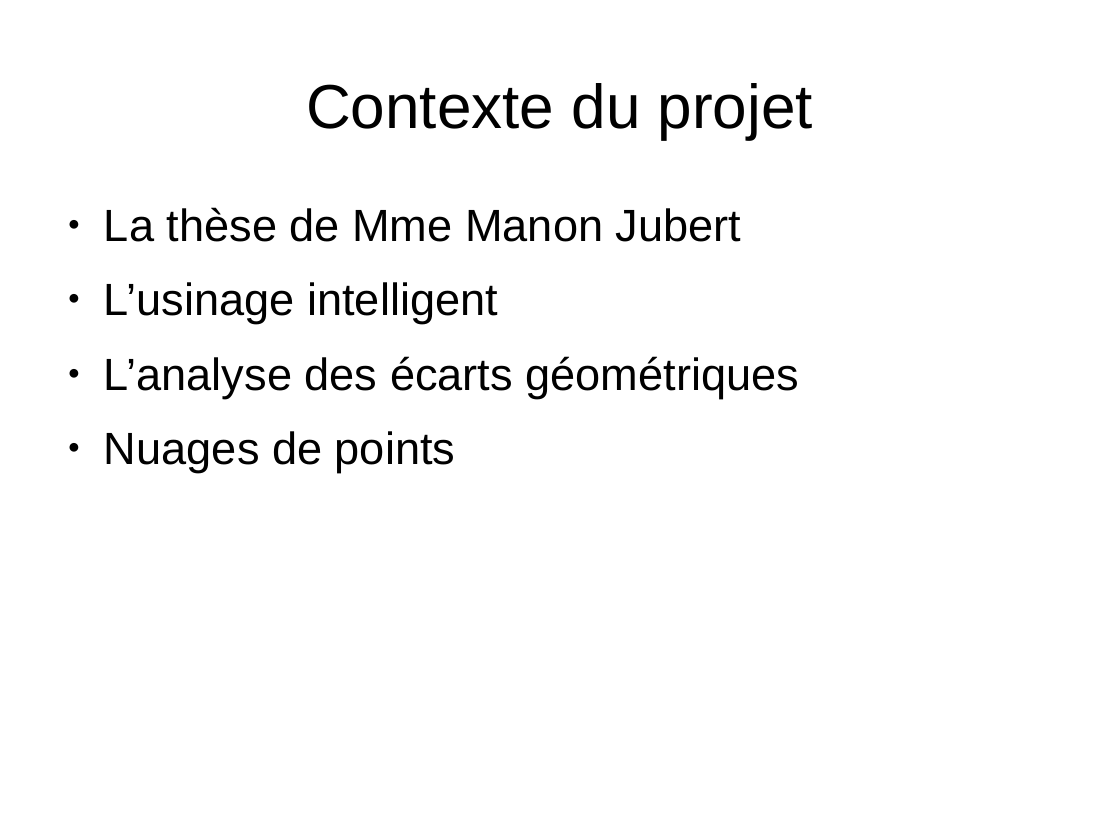
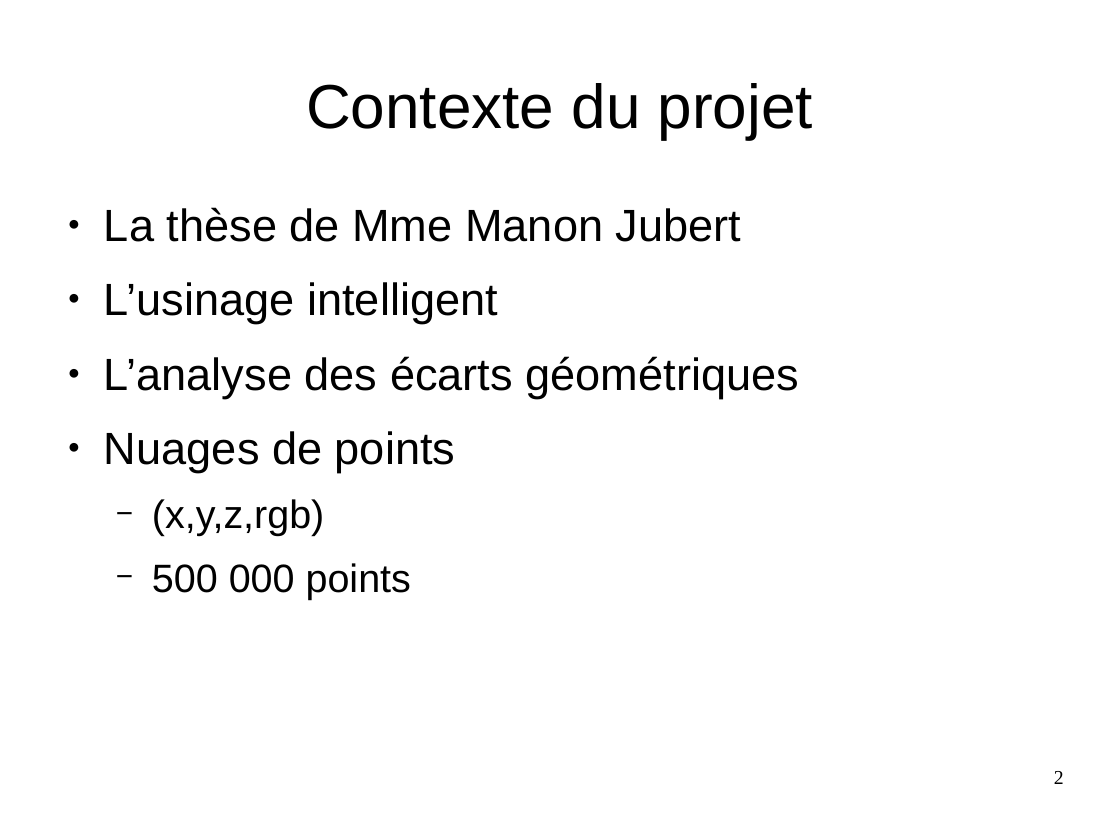
Before and after one commit to MABILYJohan/TER_Recalage_multi_points, a slide deck: slide 2 of Rapports et diapos/Diapositive_TER.odp. Drawn at 1120x840 pixels with LibreOffice and Linux fonts; fonts in the diff are those of the drawing; background and template pictures are left out. Boxes give left, top, right and bottom in pixels: in the first picture for what was removed or moved away, otherwise in the second. Text is boxed around its words. In the diff, an @@ line names an element or a change of style, - is before the commit and + after.

```diff
--- a/Rapports et diapos/Diapositive_TER.odp
+++ b/Rapports et diapos/Diapositive_TER.odp
@@ text at [152,499,411,600]: paragraphs added @@
+  − (x,y,z,rgb)
+  − 500 000 points
@@ page number added at [1054,771,1064,784], 14 pt, text #000000 @@
+2
```
Also in this commit, not shown: 12 other slides changed.
